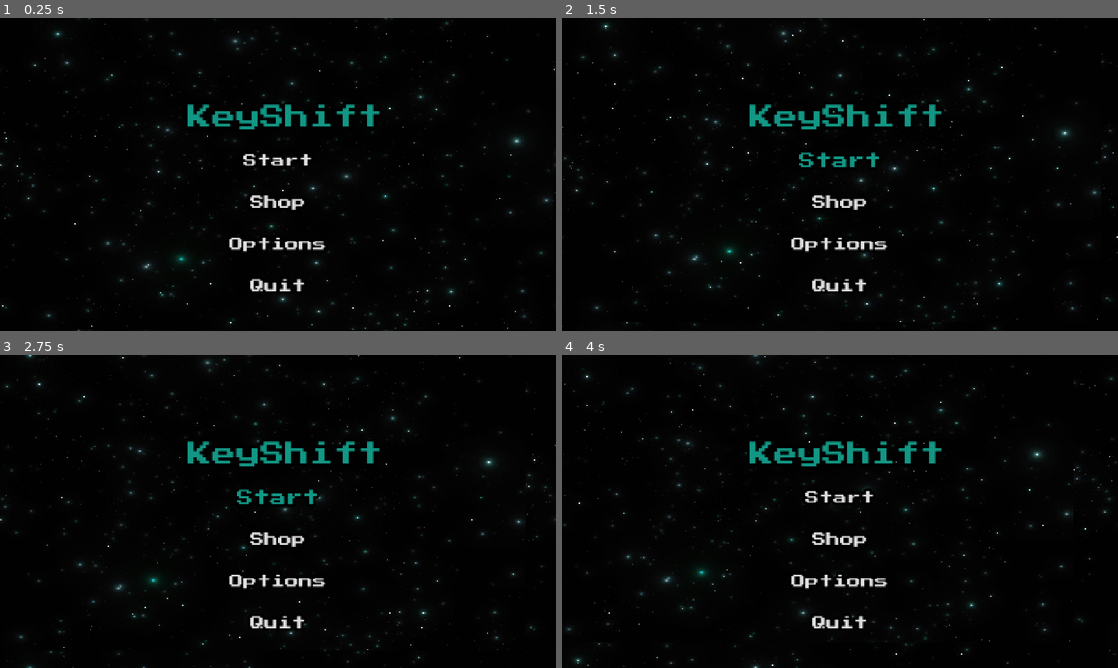
Above: before the commit, frames 1-4 (two rows, left to right).
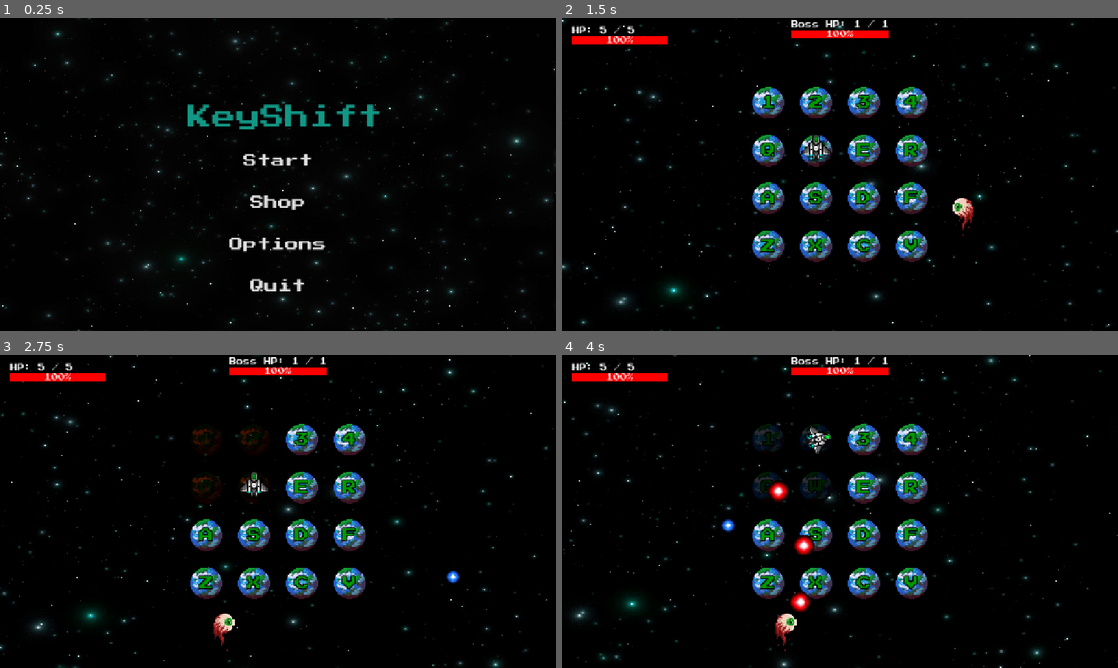
Above: after the commit, the same moments.

Repository: jcote04/CS780Game
Game: Godot game, scene res://scenes/main/main_menu.tscn
Two runs of this game, one before a commit and one after it. Both use one fixed random seed, a clock stepped at 60 frames per second and the inputs below.
Inputs (mouse positions are in pixels of both pictures, inside the frame that each line leads up to):
- Up to frame 1 (0.25 s): no input
- Up to frame 2 (1.5 s): click "Shop" at 0.5 s; click "Start" at 1.25 s
- Up to frame 3 (2.75 s): click (278, 498) at 2 s, where only the run before the commit has a clickable "Start"
- Up to frame 4 (4 s): tap Enter at 2.75 s; move the mouse to (962, 495) at 2.77 s; hold D 2.78-3.53 s; tap 1 at 2.85 s; click (962, 495) at 2.92 s; move the mouse to (728, 527) at 3.52 s; hold S from 3.53 s (still down); tap 2 at 3.6 s; click (728, 527) at 3.67 s

The runs differ from the first frame. In frame 1, less than 0.1% of the frame differs, in the area x 42-68%, y 26-86%; in frame 2, 12%, in the area x 0-100%, y 0-100%; in frame 3, 11%; in frame 4, 12%.

Commit message:
Revert "Merge branch 'main' of https://github.com/jcote04/CS780Game"
This reverts commit 964eab32784831aba1e9f44c8e04b284e4ddf4e5, reversing
changes made to 55689dd4580dfe24c2013c427b7308f0aa4ebdce.

Diff:
--- a/project.godot
+++ b/project.godot
@@ -15,15 +15,10 @@
 config/features=PackedStringArray("4.6", "Forward Plus")
 config/icon="res://icon.svg"
 
-[audio]
-
-buses/default_bus_layout="uid://bjr7j0ujcqjqh"
-
 [autoload]
 
 MusicManager="*uid://d4lugtfqxtwgo"
 CameraManager="*uid://dtrbplv06u661"
-UpgradeManager="*uid://c1rx6c1od8h27"
 
 [display]
 
--- a/scenes/main/main.tscn
+++ b/scenes/main/main.tscn
@@ -6,9 +6,7 @@
 [ext_resource type="Script" uid="uid://wepj5l05ri0c" path="res://scripts/player/player.gd" id="2_iuonh"]
 [ext_resource type="Shader" uid="uid://cajb4hbto0dg4" path="res://assets/shaders/background.gdshader" id="2_yyfjg"]
 [ext_resource type="Script" uid="uid://b7mw2xlnpbtxm" path="res://scripts/enemies/Boss/boss.gd" id="3_k2fmo"]
-[ext_resource type="Texture2D" uid="uid://bjmgym4clj0dm" path="res://assets/sprites/pixelartcoin.png" id="3_nvumn"]
 [ext_resource type="Script" uid="uid://dtckdwlvuollv" path="res://scenes/main/hud.gd" id="4_l3cfh"]
-[ext_resource type="Texture2D" uid="uid://devx0filraek0" path="res://assets/sprites/pixelartshop.png" id="4_ou6is"]
 [ext_resource type="Texture2D" uid="uid://me32ta7jabg6" path="res://assets/sprite_sheets/player_ship1.png" id="4_ow5a4"]
 [ext_resource type="Texture2D" uid="uid://cv7wls1jxnjyn" path="res://assets/sprite_sheets/boss_eyeball.png" id="6_hujxm"]
 [ext_resource type="Script" uid="uid://buiuaqf5fya66" path="res://scripts/bullets/Projectile.gd" id="8_a8run"]
@@ -17,7 +15,6 @@
 [ext_resource type="PackedScene" uid="uid://cm3gn8681jlhj" path="res://scenes/main/player_bullet.tscn" id="11_raeie"]
 [ext_resource type="Script" uid="uid://d3ewqwpmi7trc" path="res://scripts/game_over_screen.gd" id="12_th5th"]
 [ext_resource type="Theme" uid="uid://dyittlu7q4eof" path="res://ui/game_button.tres" id="13_7smn1"]
-[ext_resource type="PackedScene" uid="uid://cd1af37aqcpaa" path="res://scenes/main/shop_ui.tscn" id="16_hxu8e"]
 [ext_resource type="Script" uid="uid://4ykf3cjgmuhm" path="res://scenes/main/game_win_screen.gd" id="16_hxu8e"]
 
 [sub_resource type="ShaderMaterial" id="ShaderMaterial_b1x3f"]
@@ -229,8 +226,6 @@
 [node name="Grid" type="Node2D" parent="." unique_id=1035666490]
 script = ExtResource("1_hyk8p")
 cell_size = Vector2(90, 90)
-coin_texture = ExtResource("3_nvumn")
-shop_texture = ExtResource("4_ou6is")
 
 [node name="Camera2D" type="Camera2D" parent="Grid" unique_id=1425661607 groups=["camera"]]
 
@@ -521,6 +516,3 @@
 theme_override_styles/disabled = SubResource("StyleBoxEmpty_pg34l")
 theme_override_styles/focus = SubResource("StyleBoxEmpty_m4h2d")
 text = "Main Menu"
-
-[node name="ShopUI" parent="." unique_id=468115205 instance=ExtResource("16_hxu8e")]
-visible = false
--- a/scenes/main/main_menu.tscn
+++ b/scenes/main/main_menu.tscn
@@ -90,7 +90,7 @@
 offset_bottom = 256.0
 theme_override_colors/font_color = Color(0.07058824, 0.5921569, 0.52156866, 1)
 theme_override_colors/font_outline_color = Color(0, 0, 0, 1)
-theme_override_constants/outline_size = 25
+theme_override_constants/outline_size = 3
 theme_override_fonts/font = ExtResource("3_w6ykx")
 theme_override_font_sizes/font_size = 56
 text = "KeyShift"
@@ -109,7 +109,6 @@
 offset_top = 288.0
 offset_right = 768.0
 offset_bottom = 370.0
-theme_override_constants/outline_size = 25
 theme_override_fonts/font = ExtResource("3_w6ykx")
 theme_override_font_sizes/font_size = 32
 theme_override_styles/normal = SubResource("StyleBoxEmpty_hiibk")
@@ -126,7 +125,6 @@
 offset_top = 384.0
 offset_right = 768.0
 offset_bottom = 466.0
-theme_override_constants/outline_size = 25
 theme_override_fonts/font = ExtResource("3_w6ykx")
 theme_override_font_sizes/font_size = 32
 theme_override_styles/normal = SubResource("StyleBoxEmpty_cnht7")
@@ -142,7 +140,6 @@
 offset_top = 480.0
 offset_right = 768.0
 offset_bottom = 562.0
-theme_override_constants/outline_size = 25
 theme_override_fonts/font = ExtResource("3_w6ykx")
 theme_override_font_sizes/font_size = 32
 theme_override_styles/normal = SubResource("StyleBoxEmpty_7orsx")
@@ -158,7 +155,6 @@
 offset_top = 576.0
 offset_right = 768.0
 offset_bottom = 658.0
-theme_override_constants/outline_size = 25
 theme_override_fonts/font = ExtResource("3_w6ykx")
 theme_override_font_sizes/font_size = 32
 theme_override_styles/normal = SubResource("StyleBoxEmpty_d4g5q")
--- a/scenes/main/shop_ui.tscn
+++ /dev/null
@@ -1,179 +0,0 @@
-[gd_scene format=3 uid="uid://cd1af37aqcpaa"]
-
-[ext_resource type="Script" uid="uid://dcmaj6kluvsut" path="res://scripts/shop_ui.gd" id="1_q1toy"]
-[ext_resource type="FontFile" uid="uid://cdsh8vwbf3g4w" path="res://assets/fonts/press_start.ttf" id="2_ggdef"]
-[ext_resource type="Theme" uid="uid://dyittlu7q4eof" path="res://ui/game_button.tres" id="3_2st0i"]
-[ext_resource type="Texture2D" uid="uid://cwcj5e087k578" path="res://assets/sprites/bulletpixelart.png" id="3_67mj6"]
-[ext_resource type="Texture2D" uid="uid://f2u4lqdc4e8" path="res://assets/sprites/pixelartarrow.png" id="5_14035"]
-[ext_resource type="Texture2D" uid="uid://bd66hw72kjhda" path="res://assets/sprites/pixelartheart.png" id="6_ud8vp"]
-
-[sub_resource type="StyleBoxEmpty" id="StyleBoxEmpty_67mj6"]
-
-[sub_resource type="StyleBoxEmpty" id="StyleBoxEmpty_14035"]
-
-[sub_resource type="StyleBoxEmpty" id="StyleBoxEmpty_ud8vp"]
-
-[sub_resource type="StyleBoxEmpty" id="StyleBoxEmpty_142aw"]
-
-[sub_resource type="StyleBoxEmpty" id="StyleBoxEmpty_r088j"]
-
-[sub_resource type="StyleBoxEmpty" id="StyleBoxEmpty_b3ka6"]
-
-[sub_resource type="StyleBoxEmpty" id="StyleBoxEmpty_8pf3m"]
-
-[sub_resource type="StyleBoxEmpty" id="StyleBoxEmpty_t8bie"]
-
-[sub_resource type="StyleBoxEmpty" id="StyleBoxEmpty_ygnnn"]
-
-[sub_resource type="StyleBoxEmpty" id="StyleBoxEmpty_8j4jf"]
-
-[node name="ShopUI" type="CanvasLayer" unique_id=468115205]
-script = ExtResource("1_q1toy")
-
-[node name="ColorRect" type="ColorRect" parent="." unique_id=2112891209]
-offset_left = -202.99998
-offset_top = -184.0
-offset_right = -162.99998
-offset_bottom = -144.0
-scale = Vector2(44.74412, 33.06028)
-color = Color(0, 0, 0, 0.7294118)
-
-[node name="VBoxContainer" type="VBoxContainer" parent="." unique_id=1048055405]
-anchors_preset = 8
-anchor_left = 0.5
-anchor_top = 0.5
-anchor_right = 0.5
-anchor_bottom = 0.5
-offset_left = -66.0
-offset_top = -49.5
-offset_right = 66.0
-offset_bottom = 49.5
-grow_horizontal = 2
-grow_vertical = 2
-size_flags_horizontal = 3
-theme_override_constants/separation = 80
-
-[node name="ShopLabel" type="Label" parent="VBoxContainer" unique_id=1134973585]
-layout_mode = 2
-size_flags_vertical = 1
-theme_override_colors/font_color = Color(0.98523265, 0.88209057, 0.2788988, 1)
-theme_override_constants/outline_size = 25
-theme_override_fonts/font = ExtResource("2_ggdef")
-theme_override_font_sizes/font_size = 39
-text = "Shop"
-horizontal_alignment = 1
-vertical_alignment = 1
-
-[node name="PointsLabel" type="Label" parent="VBoxContainer" unique_id=740931191]
-layout_mode = 2
-theme_override_fonts/font = ExtResource("2_ggdef")
-theme_override_font_sizes/font_size = 17
-horizontal_alignment = 1
-
-[node name="TimerLabel" type="Label" parent="VBoxContainer" unique_id=39327792]
-layout_mode = 2
-theme_override_font_sizes/font_size = 20
-horizontal_alignment = 1
-vertical_alignment = 1
-
-[node name="UpgradeArtContainer" type="HBoxContainer" parent="VBoxContainer" unique_id=616106142]
-custom_minimum_size = Vector2(800, 0)
-layout_mode = 2
-theme_override_constants/separation = 50
-
-[node name="BulletDamageContainer" type="VBoxContainer" parent="VBoxContainer/UpgradeArtContainer" unique_id=1281347518]
-custom_minimum_size = Vector2(100, 100)
-layout_mode = 2
-size_flags_horizontal = 3
-theme_override_constants/separation = 40
-alignment = 1
-
-[node name="BulletDamageArt" type="TextureRect" parent="VBoxContainer/UpgradeArtContainer/BulletDamageContainer" unique_id=905118521]
-custom_minimum_size = Vector2(120, 100)
-layout_mode = 2
-texture = ExtResource("3_67mj6")
-expand_mode = 3
-stretch_mode = 5
-
-[node name="BulletDamageButton" type="Button" parent="VBoxContainer/UpgradeArtContainer/BulletDamageContainer" unique_id=782967854]
-layout_mode = 2
-size_flags_vertical = 3
-theme = ExtResource("3_2st0i")
-theme_override_colors/font_hover_color = Color(0.9843137, 0.88235295, 0.27450982, 1)
-theme_override_constants/outline_size = 25
-theme_override_font_sizes/font_size = 19
-theme_override_styles/normal = SubResource("StyleBoxEmpty_67mj6")
-theme_override_styles/pressed = SubResource("StyleBoxEmpty_14035")
-theme_override_styles/hover = SubResource("StyleBoxEmpty_ud8vp")
-theme_override_styles/disabled = SubResource("StyleBoxEmpty_142aw")
-theme_override_styles/focus = SubResource("StyleBoxEmpty_r088j")
-text = "Upgrade Bullet Damage"
-
-[node name="FireRateContainer" type="VBoxContainer" parent="VBoxContainer/UpgradeArtContainer" unique_id=930402780]
-custom_minimum_size = Vector2(120, 120)
-layout_mode = 2
-size_flags_horizontal = 3
-theme_override_constants/separation = 40
-alignment = 1
-
-[node name="FireRateArt" type="TextureRect" parent="VBoxContainer/UpgradeArtContainer/FireRateContainer" unique_id=2056376498]
-custom_minimum_size = Vector2(100, 100)
-layout_mode = 2
-texture = ExtResource("5_14035")
-expand_mode = 2
-stretch_mode = 5
-
-[node name="FireRateButton" type="Button" parent="VBoxContainer/UpgradeArtContainer/FireRateContainer" unique_id=463563256]
-layout_mode = 2
-theme = ExtResource("3_2st0i")
-theme_override_colors/font_hover_color = Color(0.9843137, 0.88235295, 0.27450982, 1)
-theme_override_constants/outline_size = 25
-theme_override_font_sizes/font_size = 19
-theme_override_styles/normal = SubResource("StyleBoxEmpty_67mj6")
-theme_override_styles/pressed = SubResource("StyleBoxEmpty_14035")
-theme_override_styles/hover = SubResource("StyleBoxEmpty_ud8vp")
-theme_override_styles/disabled = SubResource("StyleBoxEmpty_142aw")
-theme_override_styles/focus = SubResource("StyleBoxEmpty_r088j")
-text = "Upgrade Fire Rate"
-
-[node name="MaxHealthContainer" type="VBoxContainer" parent="VBoxContainer/UpgradeArtContainer" unique_id=617925449]
-layout_mode = 2
-theme_override_constants/separation = 40
-alignment = 1
-
-[node name="MaxHealthArt" type="TextureRect" parent="VBoxContainer/UpgradeArtContainer/MaxHealthContainer" unique_id=3650083]
-custom_minimum_size = Vector2(100, 100)
-layout_mode = 2
-texture = ExtResource("6_ud8vp")
-expand_mode = 2
-stretch_mode = 5
-
-[node name="MaxHealthButton" type="Button" parent="VBoxContainer/UpgradeArtContainer/MaxHealthContainer" unique_id=1723350046]
-layout_mode = 2
-theme = ExtResource("3_2st0i")
-theme_override_colors/font_hover_color = Color(0.9843137, 0.88235295, 0.27450982, 1)
-theme_override_constants/outline_size = 25
-theme_override_font_sizes/font_size = 19
-theme_override_styles/normal = SubResource("StyleBoxEmpty_67mj6")
-theme_override_styles/pressed = SubResource("StyleBoxEmpty_14035")
-theme_override_styles/hover = SubResource("StyleBoxEmpty_ud8vp")
-theme_override_styles/disabled = SubResource("StyleBoxEmpty_142aw")
-theme_override_styles/focus = SubResource("StyleBoxEmpty_r088j")
-text = " Upgrade Max Health  "
-
-[node name="DoneButton" type="Button" parent="VBoxContainer" unique_id=439106089]
-layout_mode = 2
-theme = ExtResource("3_2st0i")
-theme_override_colors/font_hover_color = Color(0.9843137, 0.88235295, 0.27450982, 1)
-theme_override_constants/outline_size = 25
-theme_override_styles/normal = SubResource("StyleBoxEmpty_b3ka6")
-theme_override_styles/pressed = SubResource("StyleBoxEmpty_8pf3m")
-theme_override_styles/hover = SubResource("StyleBoxEmpty_t8bie")
-theme_override_styles/disabled = SubResource("StyleBoxEmpty_ygnnn")
-theme_override_styles/focus = SubResource("StyleBoxEmpty_8j4jf")
-text = "Done"
-
-[connection signal="pressed" from="VBoxContainer/UpgradeArtContainer/BulletDamageContainer/BulletDamageButton" to="." method="_on_bullet_damage_button_pressed"]
-[connection signal="pressed" from="VBoxContainer/UpgradeArtContainer/FireRateContainer/FireRateButton" to="." method="_on_fire_rate_button_pressed"]
-[connection signal="pressed" from="VBoxContainer/UpgradeArtContainer/MaxHealthContainer/MaxHealthButton" to="." method="_on_max_health_button_pressed"]
-[connection signal="pressed" from="VBoxContainer/DoneButton" to="." method="_on_done_button_pressed"]
--- a/scripts/enemies/Boss/boss.gd
+++ b/scripts/enemies/Boss/boss.gd
@@ -18,7 +18,7 @@
 @onready var hurtbox: Area2D = $Hurtbox
 
 signal health_changed(current: int, maximum: int)
-@export var max_health := 100
+@export var max_health := 1
 var health := 0
 var is_dead := false
 
--- a/scripts/grid.gd
+++ b/scripts/grid.gd
@@ -4,8 +4,6 @@
 @export var font_size := 32
 @export var cell_size := Vector2(120, 120)
 @export var cell_spacing := Vector2(20, 20)
-@export var coin_texture: Texture2D
-@export var shop_texture: Texture2D
 @export var cell_chars := [
 	"1","2","3","4",
 	"Q","W","E","R",
@@ -27,15 +25,9 @@
 var cells := []
 var disabled_cells := {}
 var heal_cell := {}
-var shop_cell := {}
-var coin_cell := {}
-var shop_paused := false
-var shop_spawn_timer: SceneTreeTimer = null
 var font = load("res://assets/fonts/press_start.ttf")
 
 func _ready():
-	spawn_shop_loop()
-	spawn_coin_loop()
 	position = get_viewport().get_visible_rect().size / 2
 	var total_width = cols * cell_size.x + (cols - 1) * cell_spacing.x
 	var total_height = rows * cell_size.y + (rows - 1) * cell_spacing.y
@@ -91,7 +83,7 @@
 
 	# Collect cells that are NOT disabled
 	for i in range(cells.size()):
-		if not disabled_cells.has(i) and not shop_cell.has(i) and not coin_cell.has(i):
+		if not disabled_cells.has(i):
 			available.append(i)
 
 	if available.is_empty():
@@ -111,91 +103,3 @@
 	if cells[chosen]:
 		cells[chosen].modulate = Color(1, 1, 1)
 		heal_cell.erase(chosen)
-
-
-func spawn_coin():
-	var available := []
-
-	for i in range(cells.size()):
-		if not disabled_cells.has(i) and not heal_cell.has(i) and not shop_cell.has(i) and not coin_cell.has(i):
-			available.append(i)
-
-	if available.is_empty():
-		return
-
-	var chosen = available[randi() % available.size()]
-
-	var coin_sprite = Sprite2D.new()
-	coin_sprite.texture = coin_texture
-	coin_sprite.scale = Vector2(0.22, 0.22)
-	cells[chosen].add_child(coin_sprite)
-
-	coin_cell[chosen] = coin_sprite
-	print("Coin spawned at:", chosen)
-
-	# Auto remove after 8 seconds
-	await get_tree().create_timer(8).timeout
-	if coin_cell.has(chosen):
-		clear_coin(chosen)
-
-func spawn_coin_loop():
-	while true:
-		await get_tree().create_timer(5).timeout
-		if not shop_paused:
-			spawn_coin()
-
-
-func spawn_shop():
-	if not shop_cell.is_empty():
-		print("Shop already exists, skipping spawn")
-		return
-
-	var available := []
-
-	for i in range(cells.size()):
-		if not disabled_cells.has(i) and not heal_cell.has(i) and not shop_cell.has(i):
-			available.append(i)
-
-	if available.is_empty():
-		return
-
-	var chosen = available[randi() % available.size()]
-
-	var shop_sprite = Sprite2D.new()
-	shop_sprite.texture = shop_texture
-	shop_sprite.scale = Vector2(0.2, 0.2)
-	cells[chosen].add_child(shop_sprite)
-
-	shop_cell[chosen] = shop_sprite
-	print("Shop spawned at:", chosen)
-
-
-func spawn_shop_loop():
-	while true:
-		# Wait before spawning next shop
-		shop_spawn_timer = get_tree().create_timer(20)
-		await shop_spawn_timer.timeout
-
-		# Only spawn if not paused
-		if not shop_paused:
-			spawn_shop()
-
-
-func clear_shop(index):
-	if shop_cell.has(index):
-		var sprite = shop_cell[index]
-		if is_instance_valid(sprite):
-			sprite.queue_free()
-		shop_cell.erase(index)
-
-
-func clear_coin(index):
-	if coin_cell.has(index):
-		var sprite = coin_cell[index]
-		if is_instance_valid(sprite):
-			sprite.queue_free()
-		coin_cell.erase(index)
-
-
-func set_shop_paused(paused: bool):
-	shop_paused = paused
--- a/scripts/managers/upgrade_manager.gd
+++ /dev/null
@@ -1,53 +0,0 @@
-extends Node
-
-# Player stats
-var max_health = 5
-var bullet_damage = 1
-var fire_rate = 1
-
-# Current upgrade levels
-var health_level = 0
-var damage_level = 0
-var fire_rate_level = 0
-
-# Upgrade costs
-var health_cost = 10
-var damage_cost = 10
-var fire_rate_cost = 10
-
-var player_node = null
-
-func register_player(player):
-	player_node = player
-	apply_upgrades_to_player()
-
-func upgrade_health():
-	health_level += 1
-	max_health += 1
-	health_cost = int(health_cost * 1.5)
-	apply_upgrades_to_player()
-
-func upgrade_damage():
-	damage_level += 1
-	bullet_damage += 1
-	damage_cost = int(damage_cost * 1.5)
-	apply_upgrades_to_player()
-
-func upgrade_fire_rate():
-	fire_rate_level += 1
-	fire_rate -= 0.1
-	fire_rate = max(fire_rate, 0.05)
-	fire_rate_cost = int(fire_rate_cost * 1.5)
-	apply_upgrades_to_player()
-
-func apply_upgrades_to_player():
-	if player_node:
-		player_node.max_health = max_health
-		player_node.bullet_damage = bullet_damage
-		player_node.shoot_cooldown = fire_rate
-
-		# If player is at full health, increase to new max
-		if player_node.health == player_node.max_health - 1:
-			player_node.health = max_health
-
-		player_node.emit_signal("health_changed", player_node.health, player_node.max_health)
--- a/scripts/player/player.gd
+++ b/scripts/player/player.gd
@@ -12,13 +12,12 @@
 @export var max_health := 5
 @export var invincible_time := 0.4
 @export var player_bullet_scene: PackedScene
-@export var shoot_cooldown := 1.0
+@export var shoot_cooldown := 0.2
 @export var bullet_damage := 1
 
 var shoot_timer := 0.0
 
 var audio_hurt: AudioStreamPlayer
-var audio_coin: AudioStreamPlayer
 
 var camera: Camera2D
 var shake_strength := 17.0
@@ -45,7 +44,6 @@
 @onready var hurtbox: Area2D = $Hurtbox
 
 func _ready():
-	UpgradeManager.register_player(self)
 
 	# Sprite
 	anim.play("idle")
@@ -83,12 +81,6 @@
 	audio_hurt.volume_db = -5.0
 	audio_hurt.bus = "SFX"
 	add_child(audio_hurt)
-
-	audio_coin = AudioStreamPlayer.new()
-	audio_coin.stream = preload("res://audio/coinpickup.mp3")
-	audio_coin.volume_db = -5.0
-	audio_coin.bus = "SFX"
-	add_child(audio_coin)
 
 func _input(event):
 	if event is InputEventKey and event.pressed:
@@ -138,9 +130,6 @@
 
 
 func shoot():
-	print("Current firerate: ", shoot_cooldown)
-	if shoot_timer > 0:
-		return
 	if player_bullet_scene == null:
 		print("player_bullet_scene is not assigned")
 		return
@@ -154,9 +143,6 @@
 	bullet.direction = (get_global_mouse_position() - global_position).normalized()
 	bullet.damage = bullet_damage
 	get_tree().current_scene.add_child(bullet)
-
-	shoot_timer = shoot_cooldown
-
 
 func take_damage(amount: int):
 	if invincible or dead:
@@ -233,21 +219,3 @@
 			# Reset the tile visually + remove effect
 			grid_.cells[cell_index].modulate = Color(1, 1, 1)
 			grid_.disabled_cells.erase(cell_index)
-
-	if grid_.shop_cell.has(cell_index):
-		if grid_.disabled_cells.has(cell_index):
-			print("Shop is disabled, can't use it!")
-			return
-		print("Entered shop cell")
-
-		get_node("/root/Main/ShopUI").open_shop()
-		grid_.clear_shop(cell_index)
-
-	if grid_.coin_cell.has(cell_index):
-		if grid_.disabled_cells.has(cell_index):
-			print("Coin is disabled, can't collect it!")
-			return
-		print("Coin collected!")
-		audio_coin.play()
-		get_node("/root/Main/ShopUI").add_points(10)
-		grid_.clear_coin(cell_index)
--- a/scripts/shop_ui.gd
+++ /dev/null
@@ -1,97 +0,0 @@
-extends CanvasLayer
-
-var time_left := 30.0
-var points := 0
-var active := false
-
-@onready var timer_label = $VBoxContainer/TimerLabel
-@onready var points_label = $VBoxContainer/PointsLabel
-@onready var health_button = $VBoxContainer/UpgradeArtContainer/MaxHealthContainer/MaxHealthButton
-@onready var damage_button = $VBoxContainer/UpgradeArtContainer/BulletDamageContainer/BulletDamageButton
-@onready var fire_rate_button = $VBoxContainer/UpgradeArtContainer/FireRateContainer/FireRateButton
-var custom_font = load("res://assets/fonts/press_start.ttf")
-
-func _ready():
-	visible = false
-	process_mode = Node.PROCESS_MODE_ALWAYS
-	$VBoxContainer/DoneButton.pressed.connect(_on_done_pressed)
-
-	health_button.pressed.connect(_on_health_upgrade)
-	damage_button.pressed.connect(_on_damage_upgrade)
-	fire_rate_button.pressed.connect(_on_fire_rate_upgrade)
-
-func open_shop():
-	time_left = 30.0
-	visible = true
-	active = true
-	get_tree().paused = true
-	# Pause shop spawning when shop is open
-	get_node("/root/Main/Grid").set_shop_paused(true)
-	update_button_text()
-	update_points_display()
-
-
-func update_button_text():
-	health_button.text = "Health (Lv.%d)\nCost: %d" % [UpgradeManager.health_level, UpgradeManager.health_cost]
-	damage_button.text = "Damage (Lv.%d)\nCost: %d" % [UpgradeManager.damage_level, UpgradeManager.damage_cost]
-	fire_rate_button.text = "Fire Rate (Lv.%d)\nCost: %d" % [UpgradeManager.fire_rate_level, UpgradeManager.fire_rate_cost]
-
-
-func _process(delta):
-	if not active:
-		return
-	time_left -= delta
-	timer_label.text = str(int(ceil(time_left)))
-	timer_label.add_theme_font_override("font", custom_font)
-
-	if time_left <= 0:
-		close_shop()
-
-func update_points_display():
-	points_label.text = "Points: %d" % points
-
-func close_shop():
-	# Resume shop spawning when shop closes
-	get_node("/root/Main/Grid").set_shop_paused(false)
-	get_node("/root/Main/Grid").shop_paused = false
-	active = false
-	visible = false
-	get_tree().paused = false
-
-func _on_done_pressed():
-	close_shop()
-
-
-
-func _on_done_button_pressed() -> void:
-	print("Done clicked")  # debug
-	close_shop()
-
-
-func _on_damage_upgrade():
-	if points >= UpgradeManager.damage_cost:
-		points -= UpgradeManager.damage_cost
-		UpgradeManager.upgrade_damage()
-		update_button_text()
-		update_points_display()
-
-
-func _on_fire_rate_upgrade():
-	if points >= UpgradeManager.fire_rate_cost:
-		points -= UpgradeManager.fire_rate_cost
-		UpgradeManager.upgrade_fire_rate()
-		update_button_text()
-		update_points_display()
-
-
-func _on_health_upgrade():
-	if points >= UpgradeManager.health_cost:
-		points -= UpgradeManager.health_cost
-		UpgradeManager.upgrade_health()
-		update_button_text()
-		update_points_display()
-
-
-func add_points(amount: int):
-	points += amount
-	update_points_display()
Binary file removed: assets/shaders/pixelartshop.png
Not shown, removed: assets/shaders/pixelartshop.png.import
Binary file removed: assets/sprites/bulletpixelart.png
Not shown, removed: assets/sprites/bulletpixelart.png.import
Binary file removed: assets/sprites/pixelartarrow.png
Not shown, removed: assets/sprites/pixelartarrow.png.import
Binary file removed: assets/sprites/pixelartcoin.png
Not shown, removed: assets/sprites/pixelartcoin.png.import
Binary file removed: assets/sprites/pixelartheart.png
Not shown, removed: assets/sprites/pixelartheart.png.import
Binary file removed: assets/sprites/pixelartshop.png
Not shown, removed: assets/sprites/pixelartshop.png.import
(and 4 more such lines)
